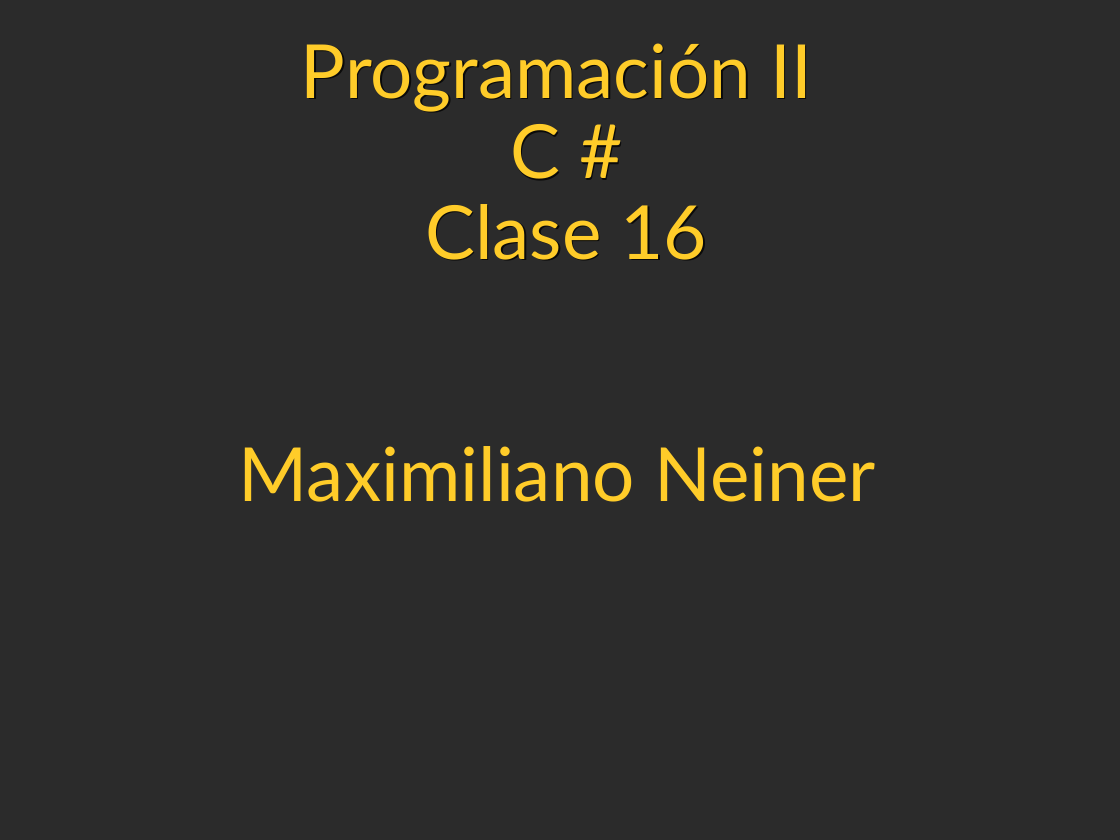
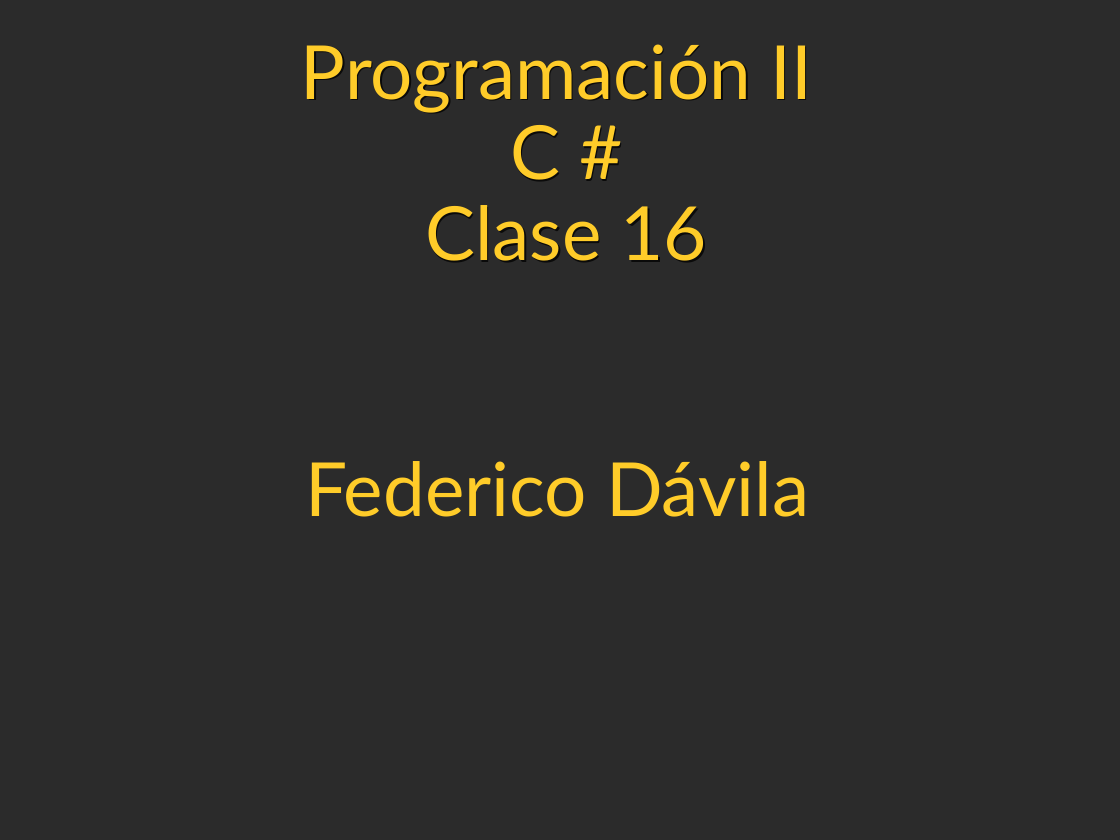
Before and after one commit to agustinezequielgomez/Laboratorio-II, a slide deck: slide 1 of Campus/PPT's/ProgramacionII_Clase_16-2017.ppt. Drawn at 1120x840 pixels with LibreOffice and Linux fonts; fonts in the diff are those of the drawing; background and template pictures are left out; a plain dark background stands for a picture behind light text. Boxes give left, top, right and bottom in pixels: in the first picture for what was removed or moved away, otherwise in the second. Text is boxed around its words. In the diff, an @@ line names an element or a change of style, - is before the commit and + after.

```diff
--- a/Campus/PPT's/ProgramacionII_Clase_16-2017.ppt
+++ b/Campus/PPT's/ProgramacionII_Clase_16-2017.ppt
@@ title removed at box(239, 446, 875, 502) @@
-Maximiliano Neiner
@@ title added at box(305, 461, 809, 517), 48 pt, text #FFCC29 @@
+Federico Dávila
```
Also in this commit, not shown: 16 slides added, 10 slides removed, 27 other files.
